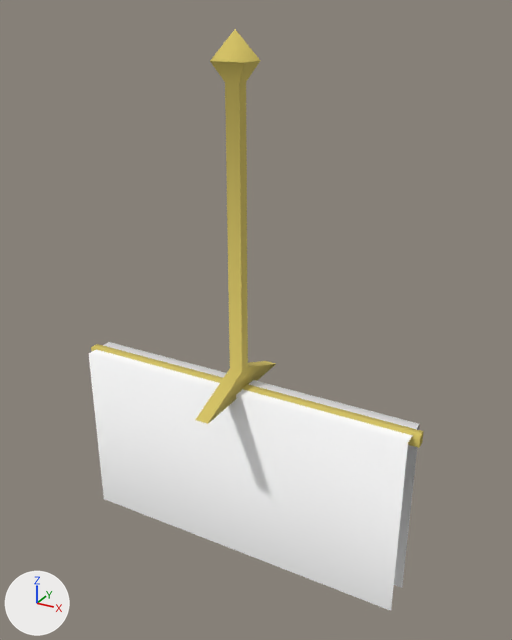
An edit to the glTF model public/3d/item/model__item__room.ofs_4648_0/4648floor_r.gltf, drawn before and after from the same camera.
Rendered twice from a camera (50 mm lens) standing at (1.34, -2.29, 1.49) and looking at (0.06, 0.04, 0.32). Lighting does not change. The marker at lower left points along +X, +Y and +Z. The first picture is the older version.

The first picture shows '4648floor_r'.
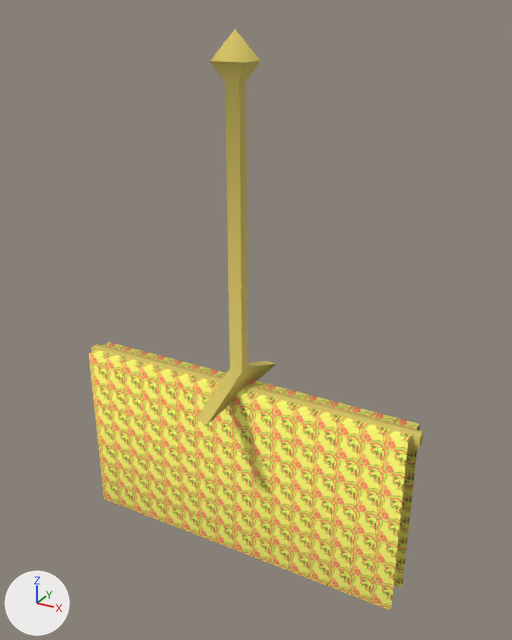
The change, as a list of edits to the scene's bpy script:
```text
Add img_r_floor00_c:
    img_r_floor00_c = load_image('r_floor00_c', '_unpacked/r_floor00_c', 64, 64, 'sRGB')
Change mat_home_00fl:
    remove mat_home_00fl.base_color = (1.0, 1.0, 1.0)  # white #ffffff
    add mat_home_00fl.texture = img_r_floor00_c
```

Location of each change, [x1, y1, x2, y2] in pixels of the pictures (512 x 640 px):
'4648floor_r', surface changed (darker)
    both: [89, 342, 422, 611]
